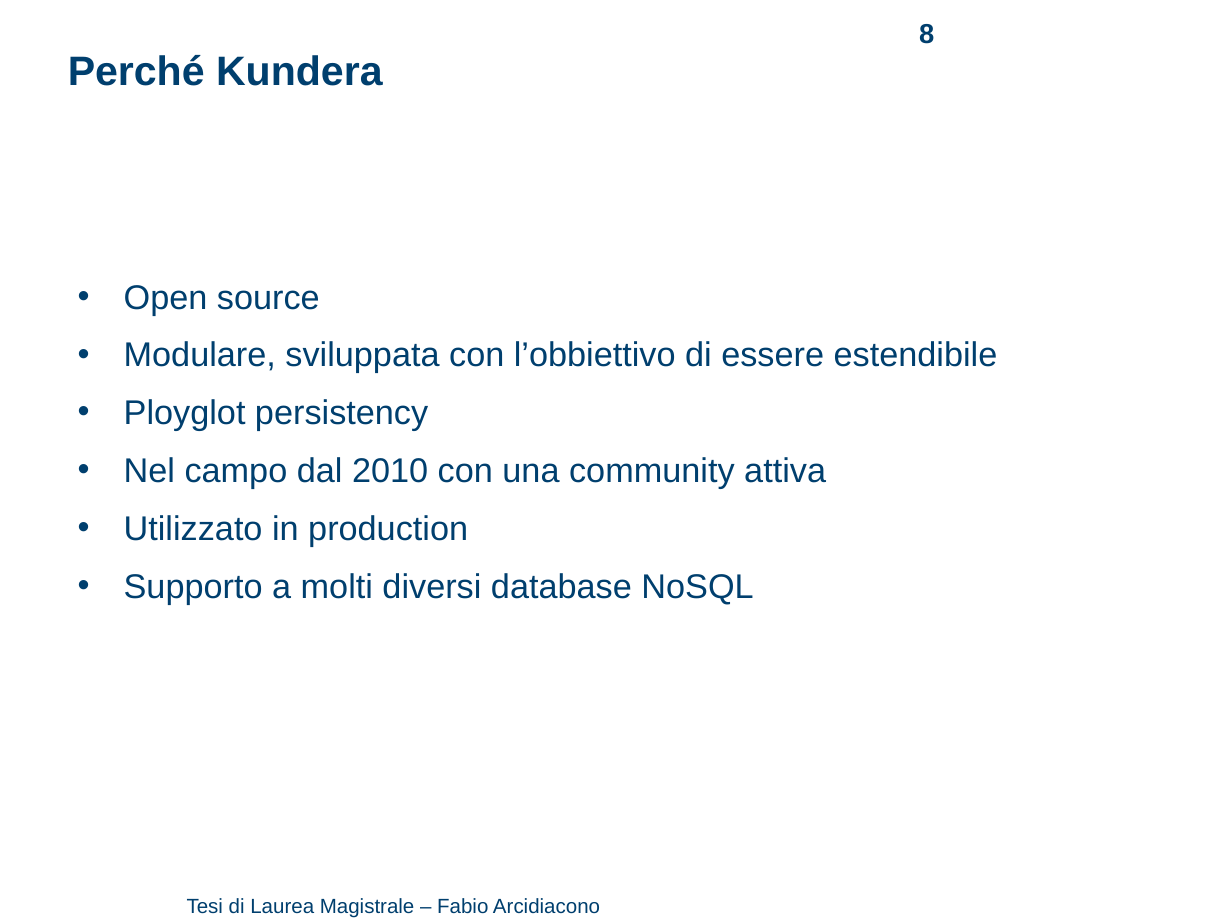
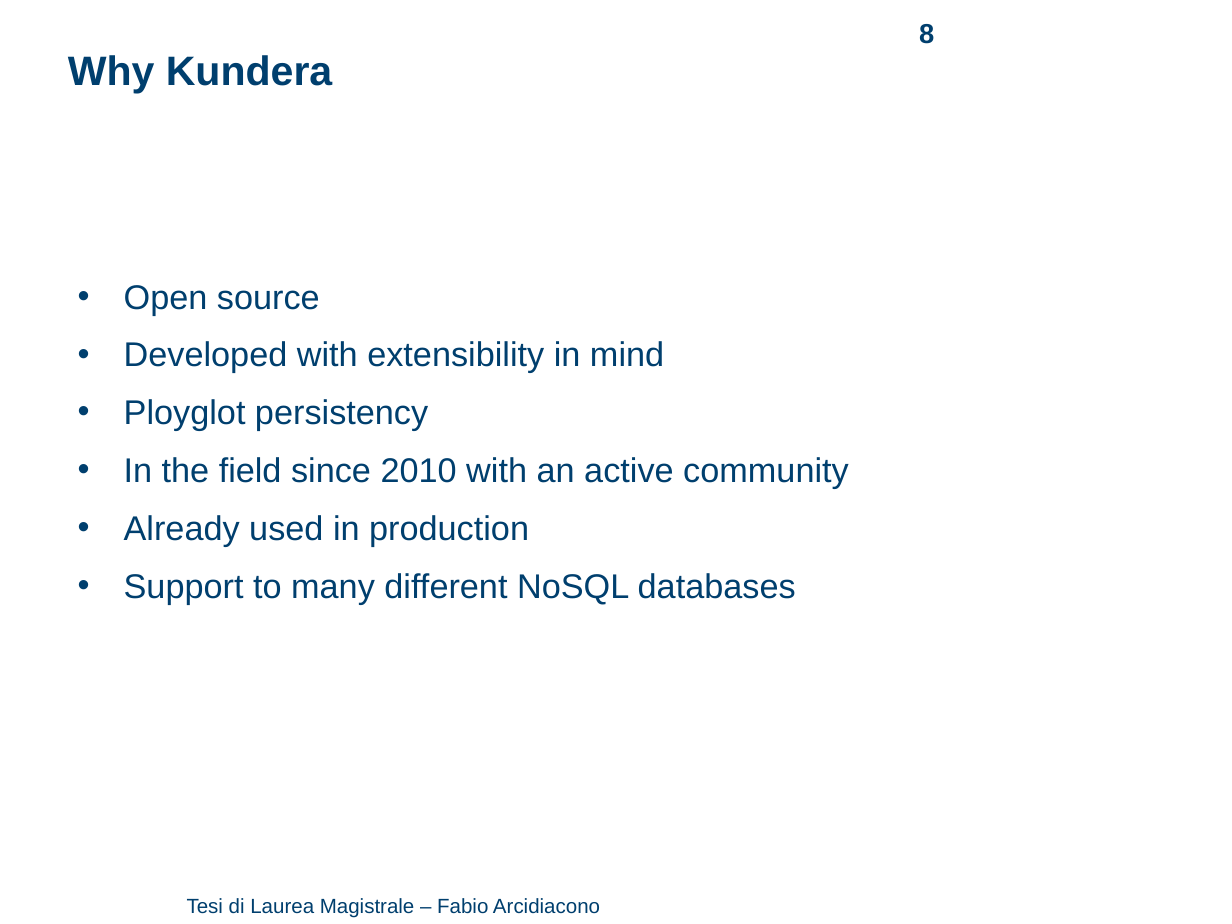
Before and after one commit to arci/thesis, a slide deck: slide 8 of presentation/ThesisPresentation.ppt. Drawn at 1232x924 pixels with LibreOffice and Linux fonts; fonts in the diff are those of the drawing; background and template pictures are left out. Boxes give left, top, right and bottom in pixels: in the first picture for what was removed or moved away, otherwise in the second. Text is boxed around its words. In the diff, an @@ line names an element or a change of style, - is before the commit and + after.

```diff
--- a/presentation/ThesisPresentation.ppt
+++ b/presentation/ThesisPresentation.ppt
@@ text at [68,55,333,94]: text changed @@
-Perché Kundera
+Why Kundera
@@ text at [124,341,664,373]: text changed @@
-• Modulare, sviluppata con l’obbiettivo di essere estendibile
+• Developed with extensibility in mind
@@ text at [124,457,849,604]: text changed @@
-• Nel campo dal 2010 con una community attiva
-• Utilizzato in production
-• Supporto a molti diversi database NoSQL
+• In the field since 2010 with an active community
+• Already used in production
+• Support to many different NoSQL databases
```
Also in this commit, not shown: 7 other slides changed, 1 other file.
